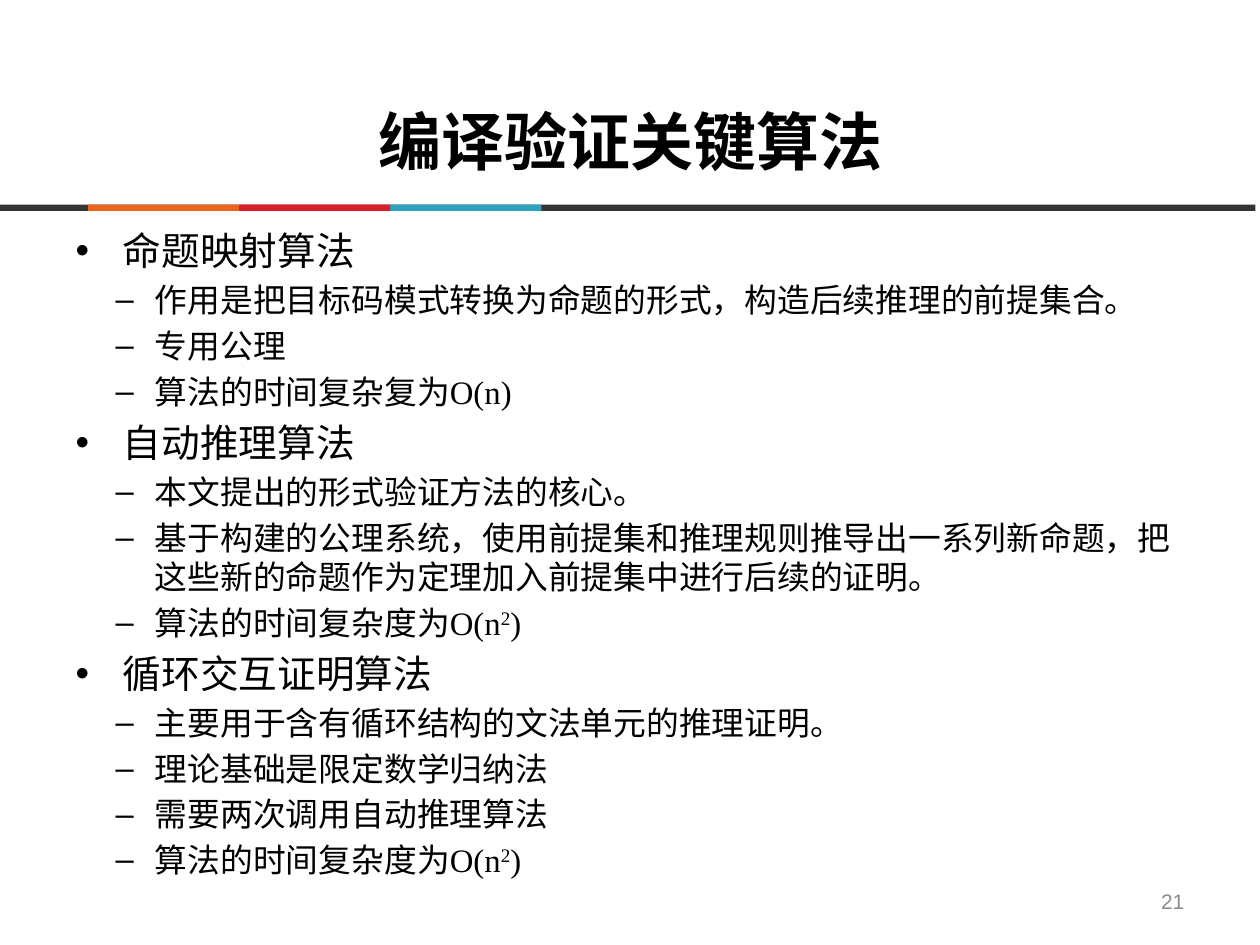
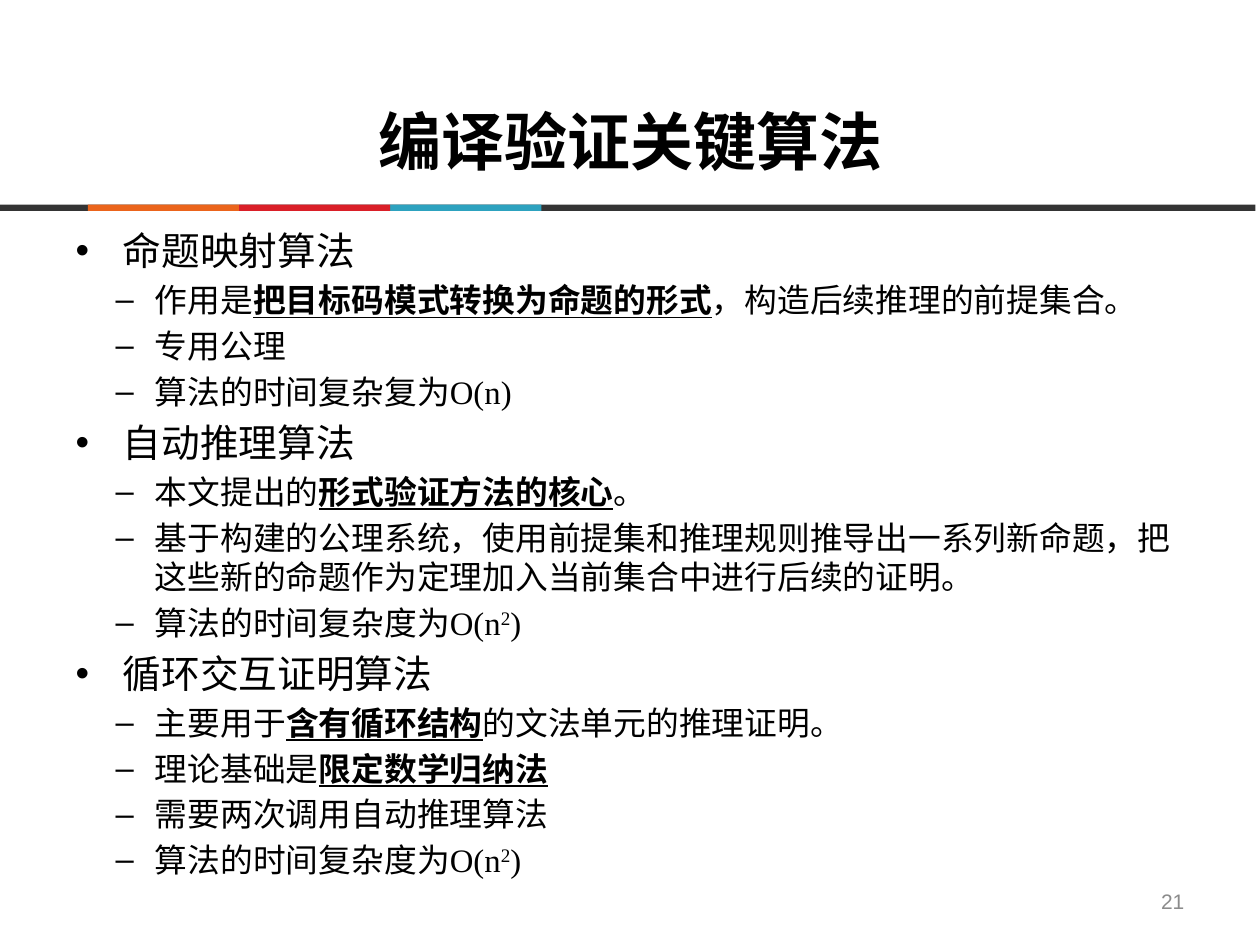
Before and after one commit to destiny1991/--2014--destiny, a slide deck: slide 21 of 答辩/ppt/SY1406108_陈志伟_毕业答辩.pptx. Drawn at 1260x945 pixels with LibreOffice and Linux fonts; fonts in the diff are those of the drawing; background and template pictures are left out. Boxes give left, top, right and bottom in pixels: in the first picture for what was removed or moved away, otherwise in the second. Text is boxed around its words. In the diff, an @@ line names an element or a change of style, - is before the commit and + after.

```diff
--- a/答辩/ppt/SY1406108_陈志伟_毕业答辩.pptx
+++ b/答辩/ppt/SY1406108_陈志伟_毕业答辩.pptx
@@ text at [155, 284, 1138, 787]: bold on, underline on in "作用是把目标码模式转换为命题的形式，构造后续推理的前提集合。", "本文提出的形式验证方法的核心。", "主要用于含有循环结构的文法单元的推理证明。", "理论基础是限定数学归纳法" @@
@@ text at [155, 522, 1171, 592]: text changed @@
-  – 基于构建的公理系统，使用前提集和推理规则推导出一系列新命题，把这些新的命题作为定理加入前提集中进行后续的证明。
+  – 基于构建的公理系统，使用前提集和推理规则推导出一系列新命题，把这些新的命题作为定理加入当前集合中进行后续的证明。
```
Also in this commit, not shown: 18 other slides changed, 5 other files.
